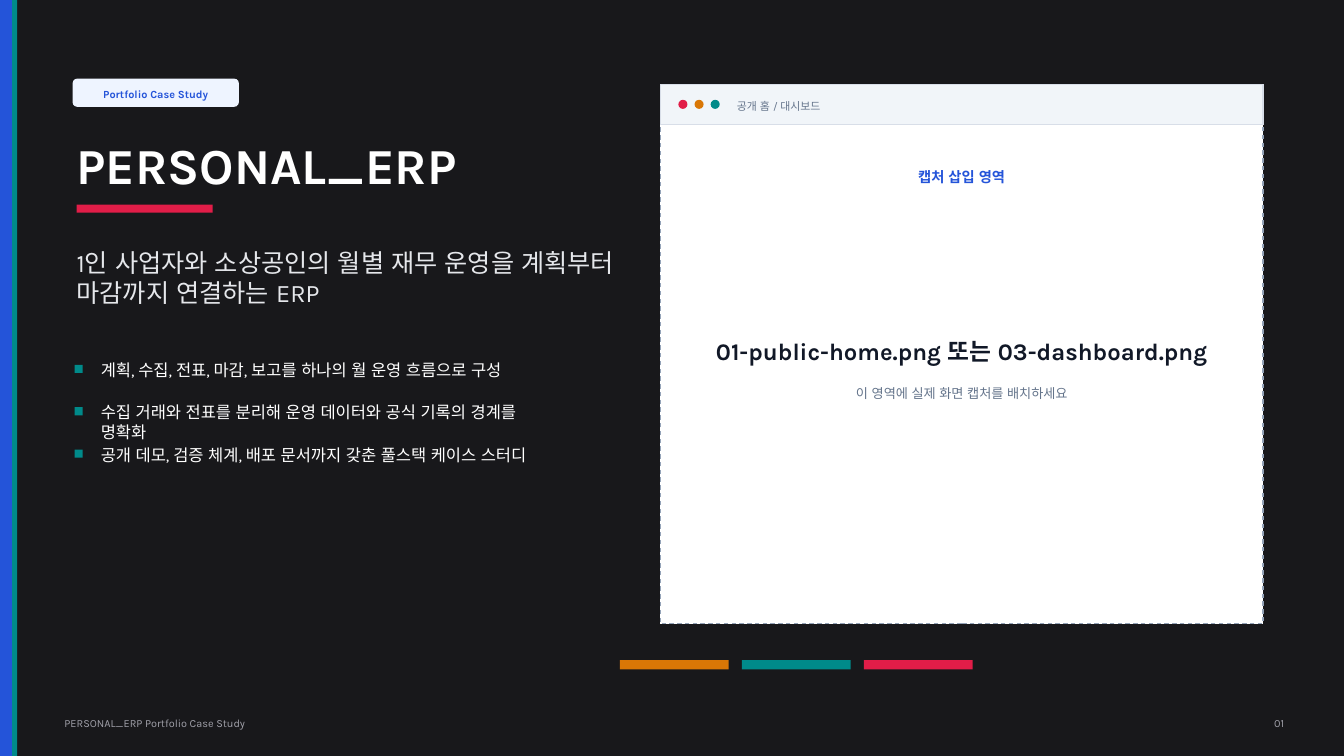
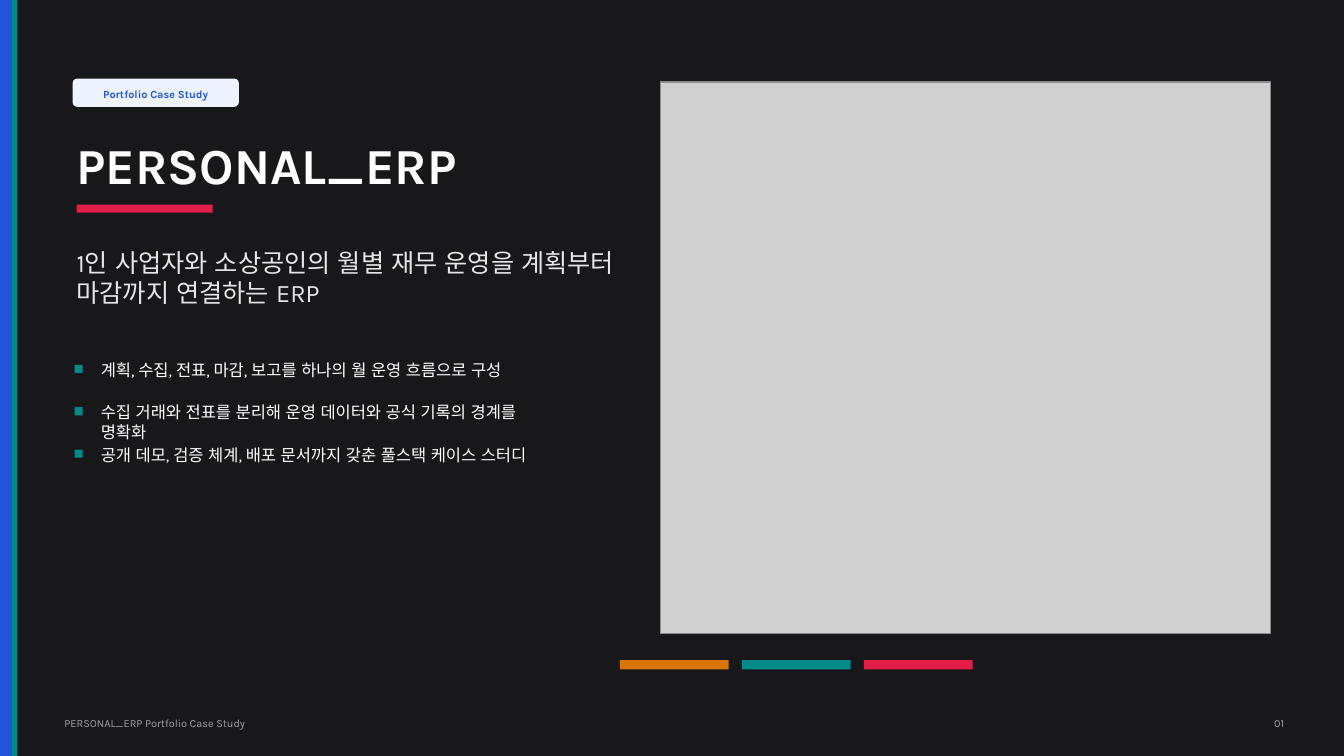
Before and after one commit to cheon0965/PERSONAL_ERP, a slide deck: slide 1 of docs/portfolio-ppt/PERSONAL_ERP_Portfolio_Case_Study.pptx. Drawn at 1344x756 pixels with LibreOffice and Linux fonts; fonts in the diff are those of the drawing; grey boxes stand for pictures. Boxes give left, top, right and bottom in pixels: in the first picture for what was removed or moved away, otherwise in the second. Text is boxed around its words. In the diff, an @@ line names an element or a change of style, - is before the commit and + after.

Commit message:
docs: update portfolio ppt screenshots

```diff
--- a/docs/portfolio-ppt/PERSONAL_ERP_Portfolio_Case_Study.pptx
+++ b/docs/portfolio-ppt/PERSONAL_ERP_Portfolio_Case_Study.pptx
@@ picture added at [660,82,1270,633] @@
@@ ellipse removed at [679,100,688,109] @@
@@ ellipse removed at [695,100,704,109] @@
@@ ellipse removed at [711,100,720,109] @@
@@ text removed at [737,101,820,111] @@
-공개 홈 / 대시보드
@@ text removed at [918,170,1005,184] @@
-캡처 삽입 영역
@@ text removed at [716,341,1207,366] @@
-01-public-home.png 또는 03-dashboard.png
@@ text removed at [856,387,1067,399] @@
-이 영역에 실제 화면 캡처를 배치하세요
```
Also in this commit, not shown: 11 other slides changed.
